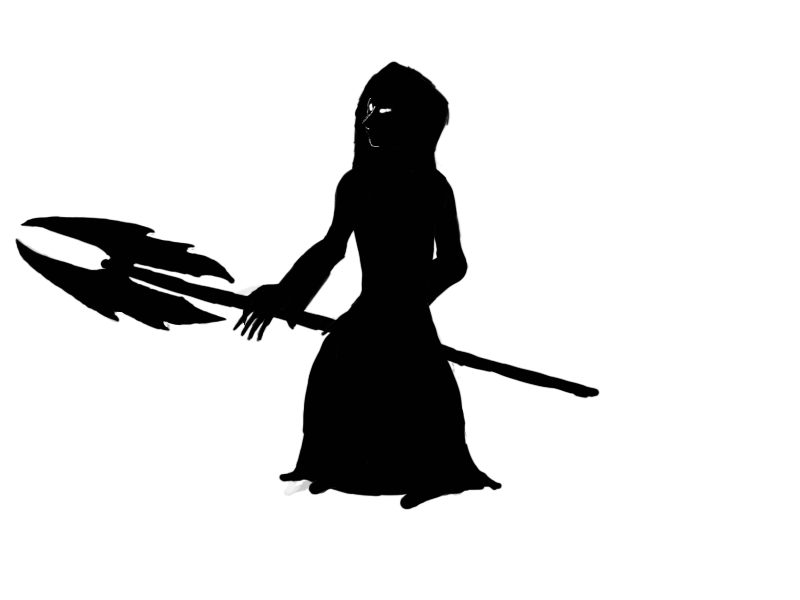
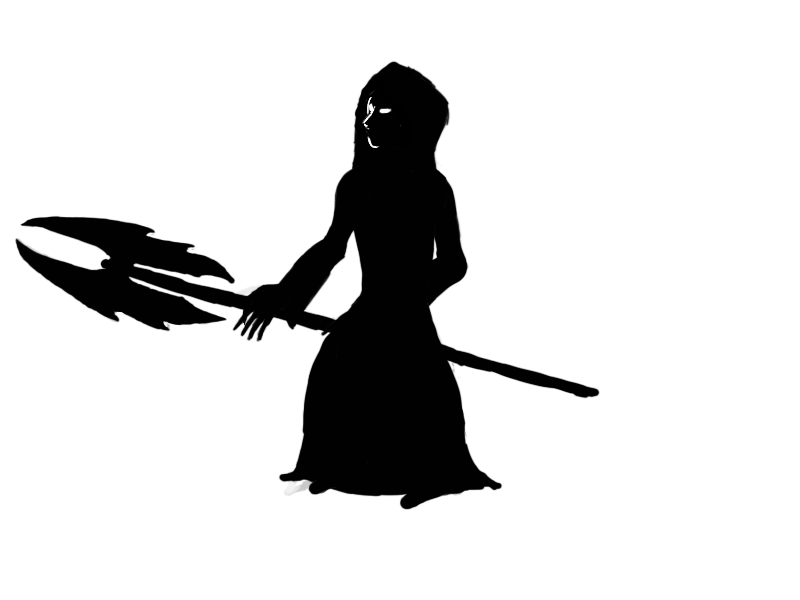
Layer changes from the first 800px x 600px image to the second:
painted on "hlava" (2nd of 2, in "telo" › "hlava") over [357, 84, 401, 148]
